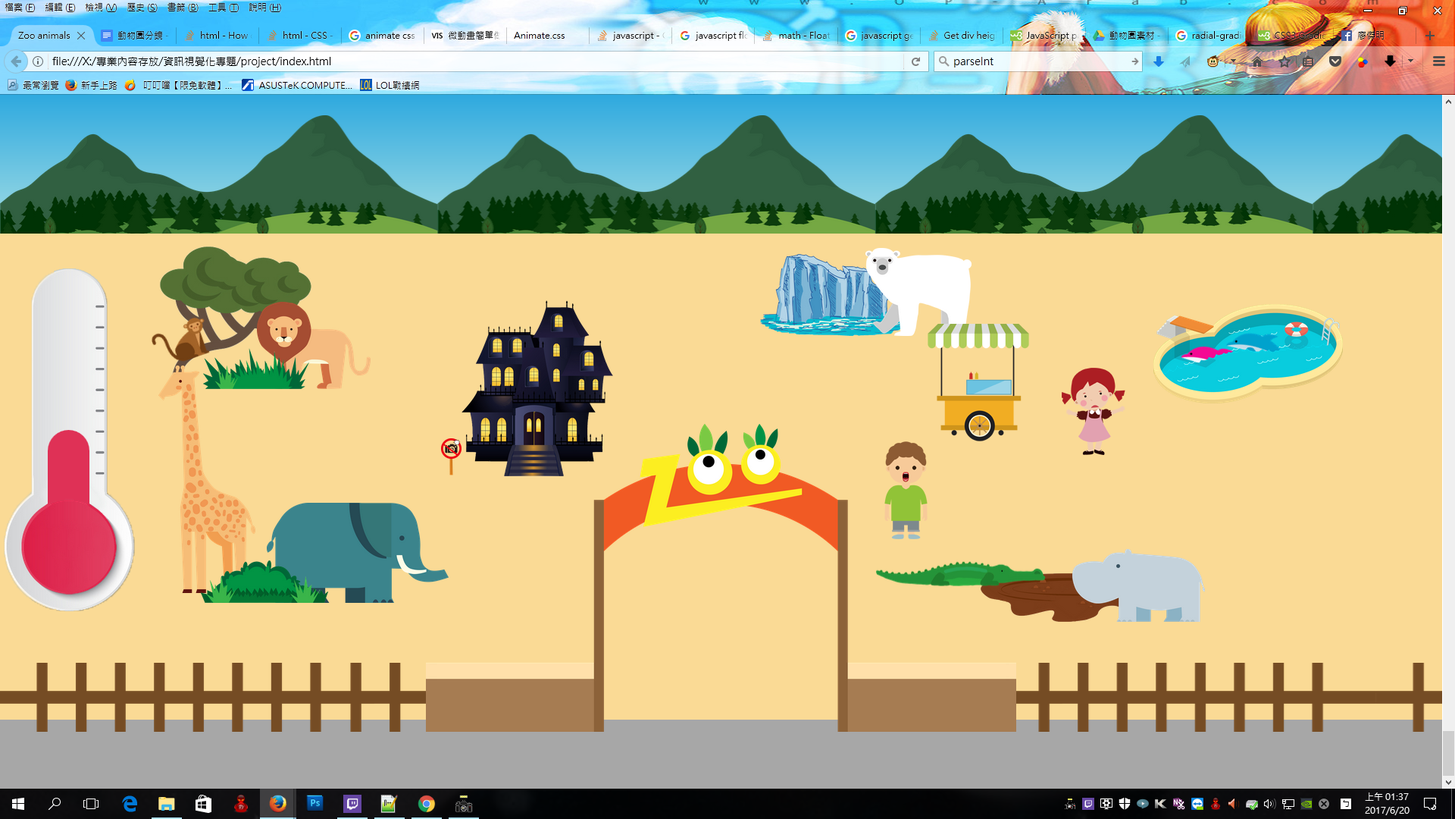
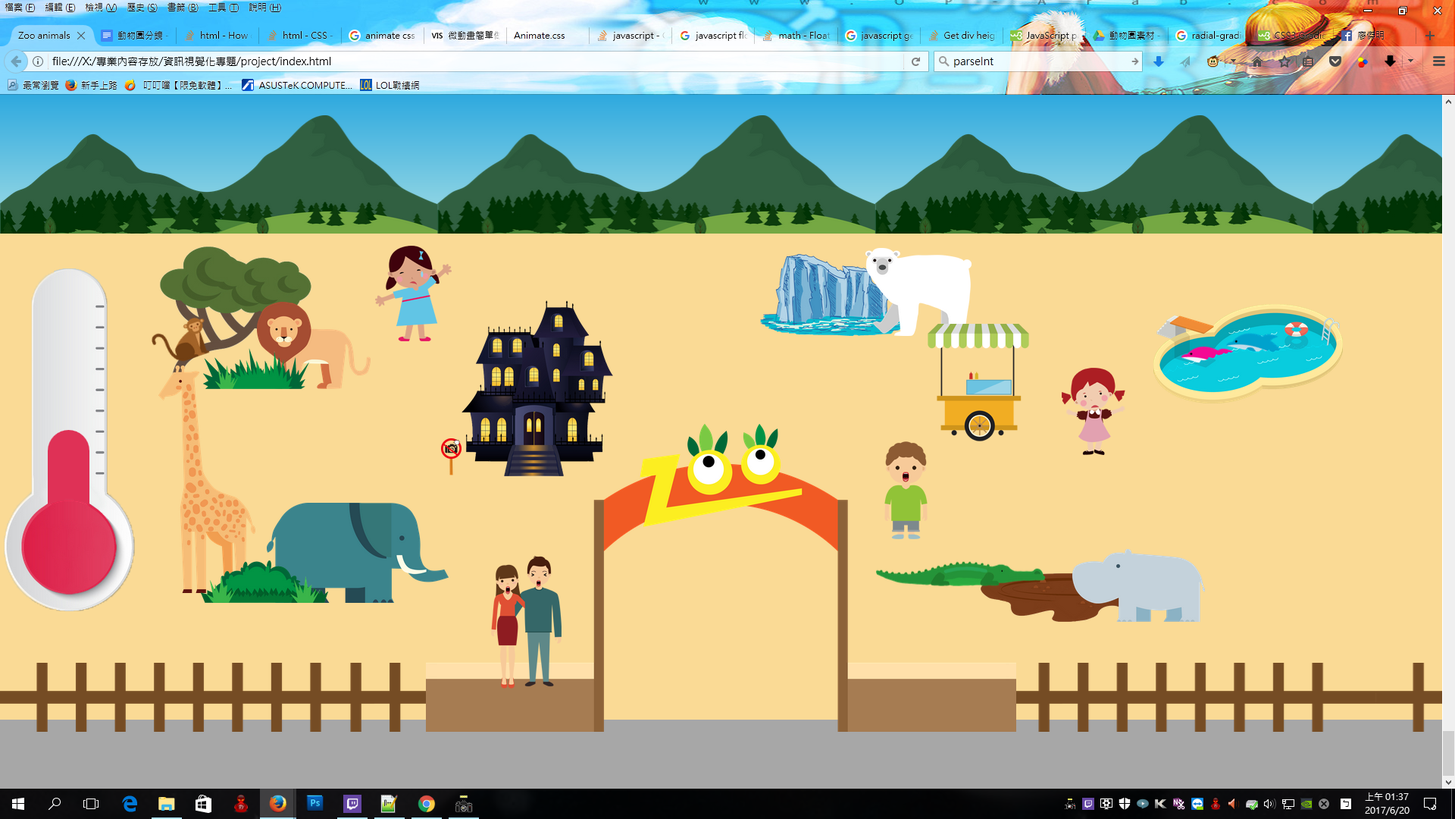
Layers edited between the first and the second w=1455, h=819 image:
added layer "kid-4_shocked" above "parent_shocked" over 375, 245, 452, 342
added layer "parent_shocked" above "圖層 1" over 491, 555, 562, 689
